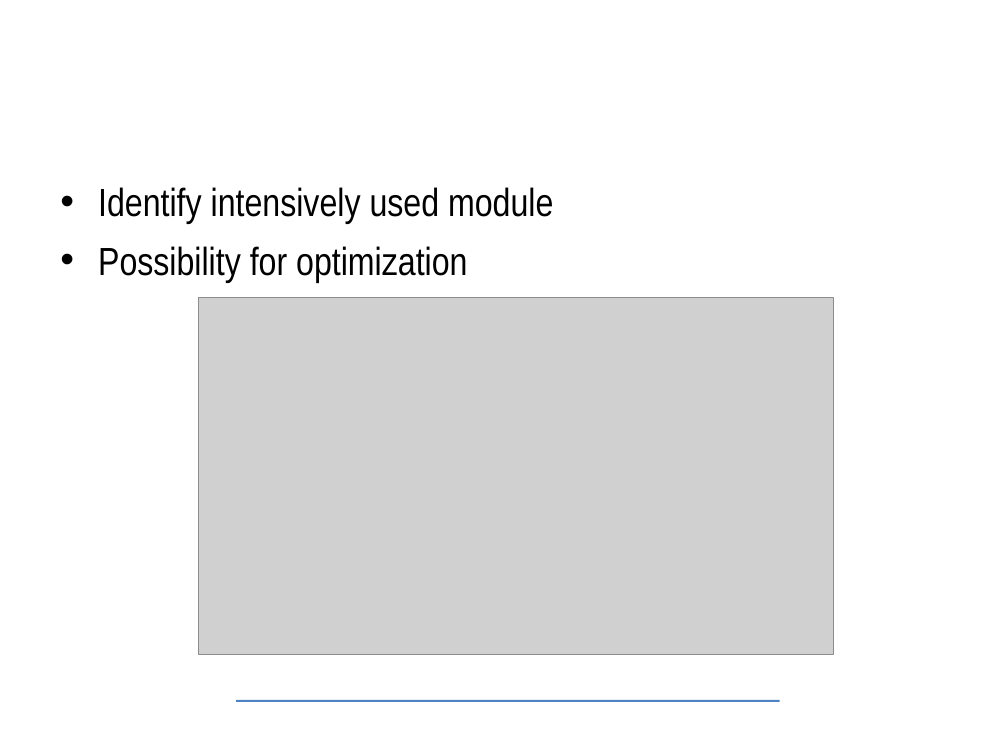
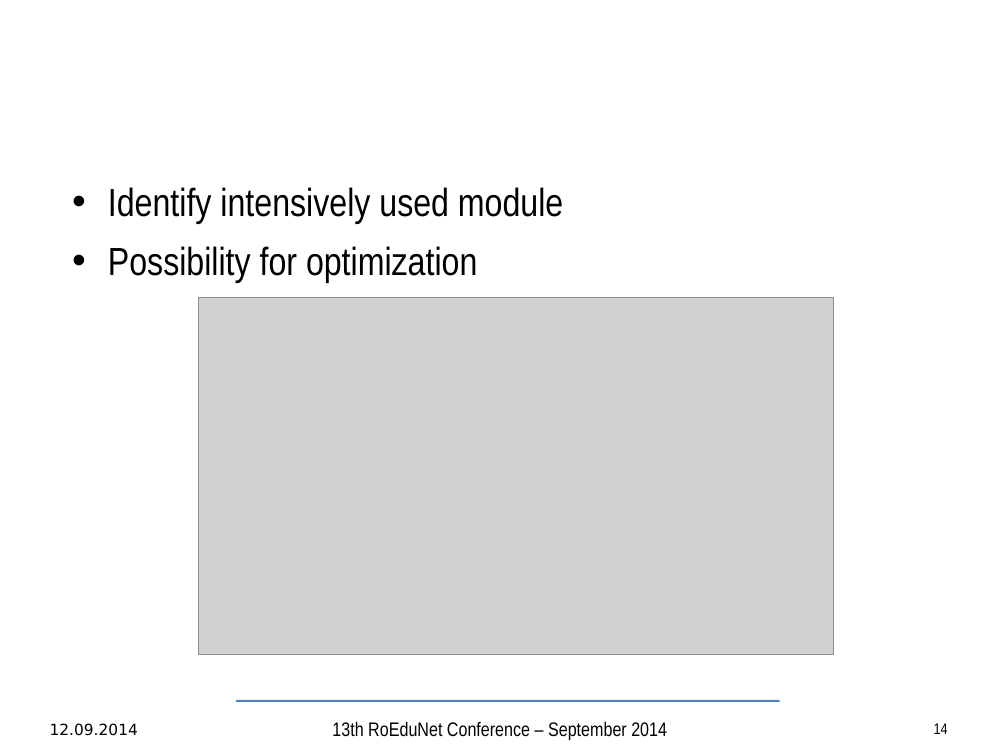
Before and after one commit to TudorVisan/Diploma, a slide deck: slide 14 of andrei.musat/prez/articol/bachelor-slides-en.odp (slide 15 before the commit). Drawn at 1008x756 pixels with LibreOffice and Linux fonts; fonts in the diff are those of the drawing; grey boxes stand for pictures; background and template pictures are left out. Boxes give left, top, right and bottom in pixels: in the first picture for what was removed or moved away, otherwise in the second. Text is boxed around its words. In the diff, an @@ line names an element or a change of style, - is before the commit and + after.

```diff
--- a/andrei.musat/prez/articol/bachelor-slides-en.odp
+++ b/andrei.musat/prez/articol/bachelor-slides-en.odp
@@ text "Identify intensively used module" at box(108, 187, 563, 282): indent changed @@
@@ text added at box(50, 723, 138, 736), 11 pt, text #000000 @@
+12.09.2014
@@ text added at box(332, 721, 667, 740), 14 pt, text #000000 @@
+13th RoEduNet Conference – September 2014
@@ page number added at box(934, 723, 948, 734), 11 pt, text #000000 @@
+14
```
Also in this commit, not shown: 14 other slides changed, 1 slide added, 2 slides removed, 2 other files.
